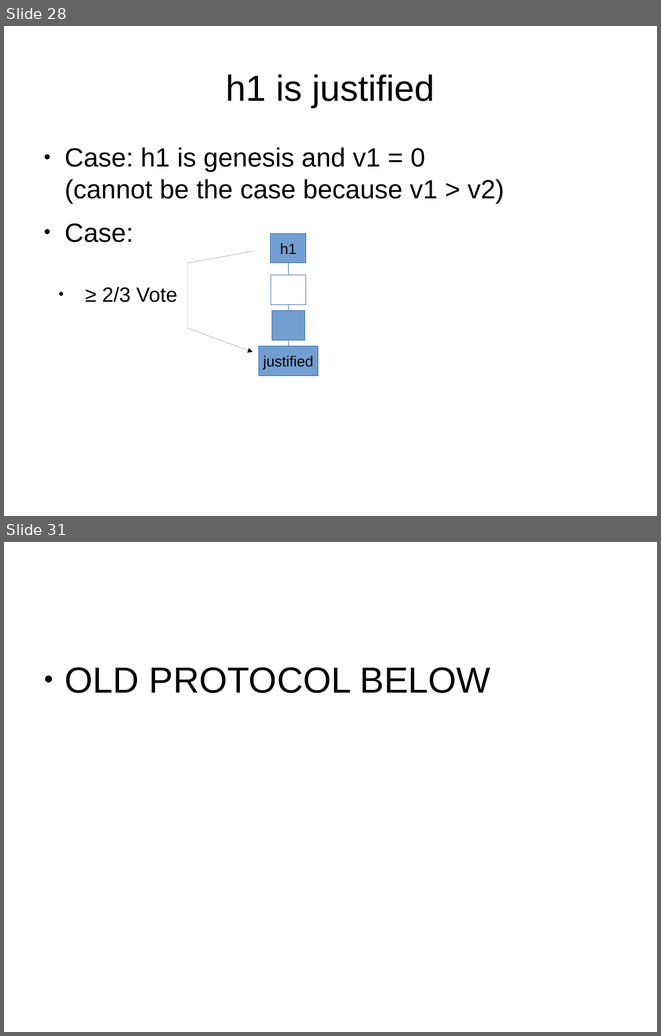
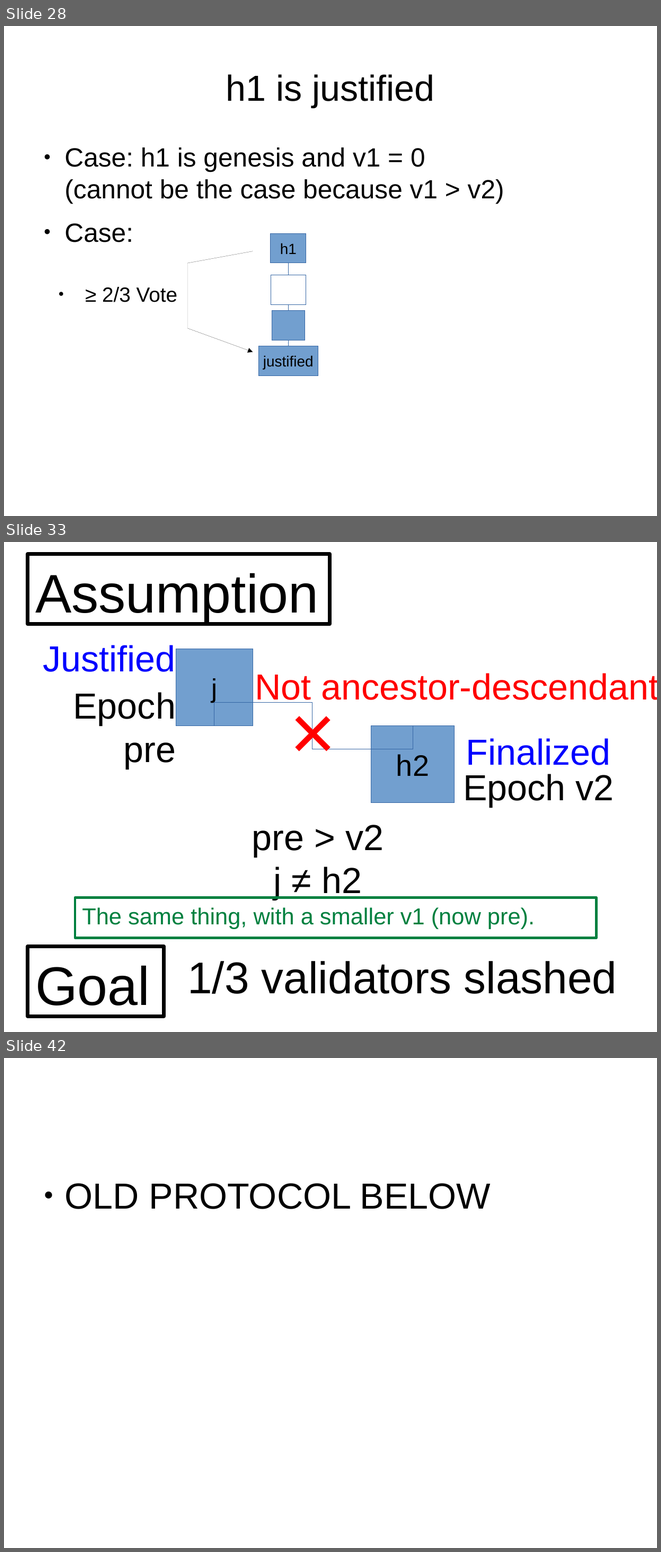
Before and after one commit to palmskog/pos, a slide deck: slide.odp. Shown one above the other, each under a label of ours: slides 28 and 31 before the commit, slides 28, 33 and 42 after it; the slides between them are not shown. The pictures are 661x1036 and 661x1552 pixels, drawn with LibreOffice and Linux fonts; fonts in the diff are those of the drawing. Boxes give left, top, right and bottom in pixels: in the first picture for what was removed or moved away, otherwise in the second. Text is boxed around its words. In the diff, an @@ line names an element or a change of style, - is before the commit and + after.

```diff
--- a/slide.odp
+++ b/slide.odp
@@ slide 33 added at bbox=[4, 542, 657, 1032], background #FFFFFF @@
@@ rectangle added at bbox=[28, 554, 330, 624], outline #000000 4.31 pt, 66 pt, text #000000 @@
+Assumption
@@ text added at bbox=[43, 645, 176, 672], 44 pt, text #0000FF @@
+Justified
@@ rectangle added at bbox=[176, 649, 253, 726], fill #729FCF, outline #3465A4 0 pt, 32 pt, text #000000 @@
+j
@@ text added at bbox=[255, 673, 657, 703], 44 pt, text #FF0000 @@
+Not ancestor-descendant
@@ text added at bbox=[272, 678, 355, 785], 96 pt, text #FF0000 @@
+×
@@ text added at bbox=[73, 692, 176, 769], 44 pt, text #000000 @@
+Epoch pre
@@ elbow line added from (214, 726) to (413, 726), #3465A4 0 pt @@
@@ rectangle added at bbox=[371, 726, 454, 803], fill #729FCF, outline #3465A4 0 pt, 36 pt, text #000000 @@
+h2
@@ text added at bbox=[466, 738, 610, 765], 44 pt, text #0000FF @@
+Finalized
@@ text added at bbox=[463, 774, 614, 806], 44 pt, text #000000 @@
+Epoch v2
@@ text added at bbox=[252, 824, 383, 900], 44 pt, text #000000 @@
+pre > v2
+j ≠ h2
@@ rectangle added at bbox=[75, 898, 597, 938], outline #00803F 2.89 pt, 28 pt, text #00803F @@
+The same thing, with a smaller v1 (now pre).
@@ rectangle added at bbox=[28, 946, 164, 1016], outline #000000 4.31 pt, 66 pt, text #000000 @@
+Goal
@@ text added at bbox=[187, 961, 617, 994], 54 pt, text #000000 @@
+1/3 validators slashed
@@ what was slide 31 is now slide 42 @@
```
Also in this commit, not shown: 10 other slides added.
